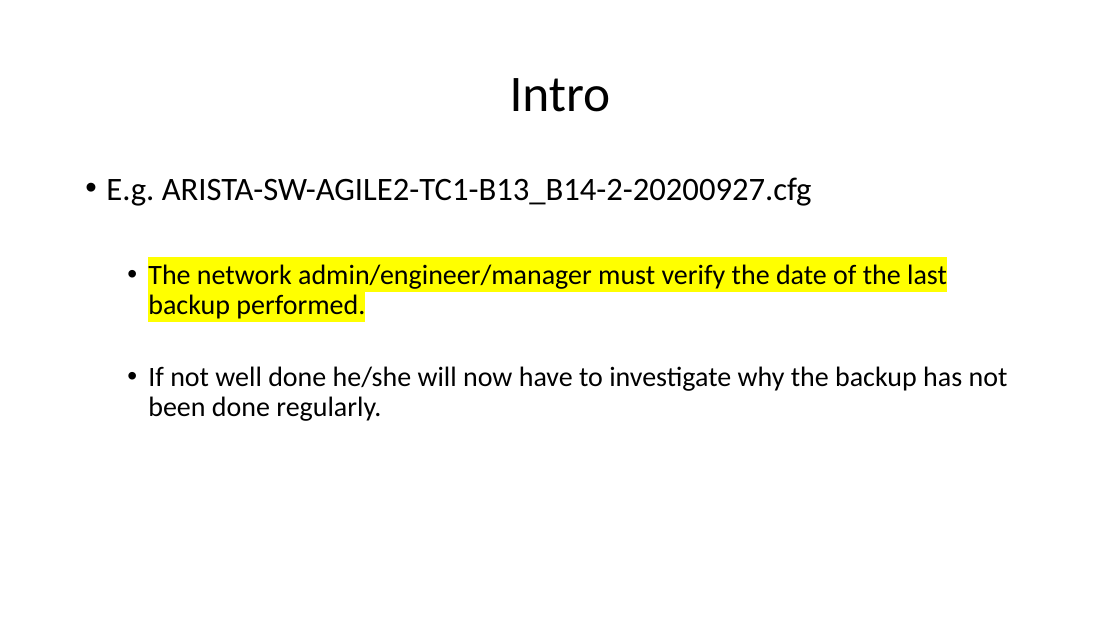
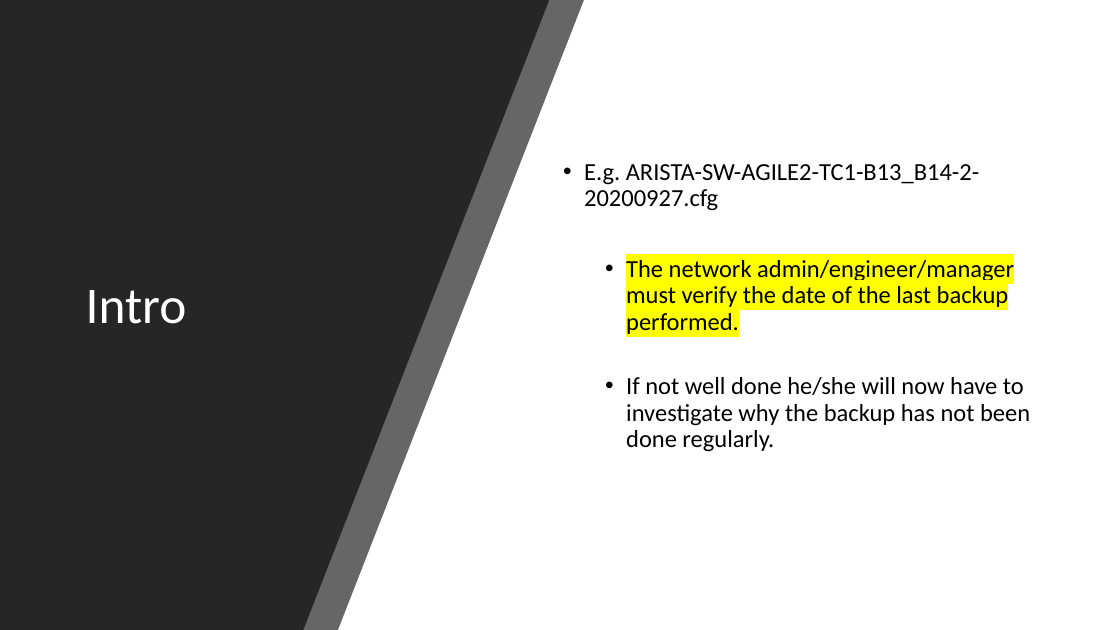
Before and after one commit to Arouven/Network, a slide deck: slide 3 of Proj2/Presentation.pptx (slide 4 before the commit). Drawn at 1120x630 pixels with LibreOffice and Linux fonts; fonts in the diff are those of the drawing. Boxes give left, top, right and bottom in pixels: in the first picture for what was removed or moved away, otherwise in the second. Text is boxed around its words. In the diff, an @@ line names an element or a change of style, - is before the commit and + after.

```diff
--- a/Proj2/Presentation.pptx
+++ b/Proj2/Presentation.pptx
@@ background #FFFFFF to #000000 @@
@@ rectangle added at (x1=0, y1=0, x2=1120, y2=630), fill #FFFFFF @@
@@ freeform shape added at (x1=0, y1=0, x2=584, y2=630), fill #262626 at 70% opacity @@
@@ freeform shape added at (x1=0, y1=0, x2=549, y2=630), fill #262626 @@
@@ title "Intro" moved from (x1=510, y1=78, x2=611, y2=112) to (x1=86, y1=290, x2=187, y2=324) @@
@@ title "Intro" at (x1=86, y1=290, x2=187, y2=324): text colour #000000 to #FFFFFF; alignment centre to left; vertical alignment middle to bottom @@
@@ text "E.g. ARISTA-SW-AGILE2-TC1-B13_B14-2-20200927.cfg" moved from (x1=106, y1=177, x2=1008, y2=421) to (x1=584, y1=164, x2=1030, y2=452) @@
@@ text "E.g. ARISTA-SW-AGILE2-TC1-B13_B14-2-20200927.cfg" at (x1=584, y1=164, x2=1030, y2=452): size 28 to 21 pt in "E.g. ARISTA-SW-AGILE2-TC1-B13_B14-2-20200927.cfg"; size 24 to 21 pt in "The network admin/engineer/manager must verify the date ...", "If not well done he/she will now ..."; vertical alignment top to middle @@
```
Also in this commit, not shown: 2 other slides changed, 9 slides added, 1 other file.
